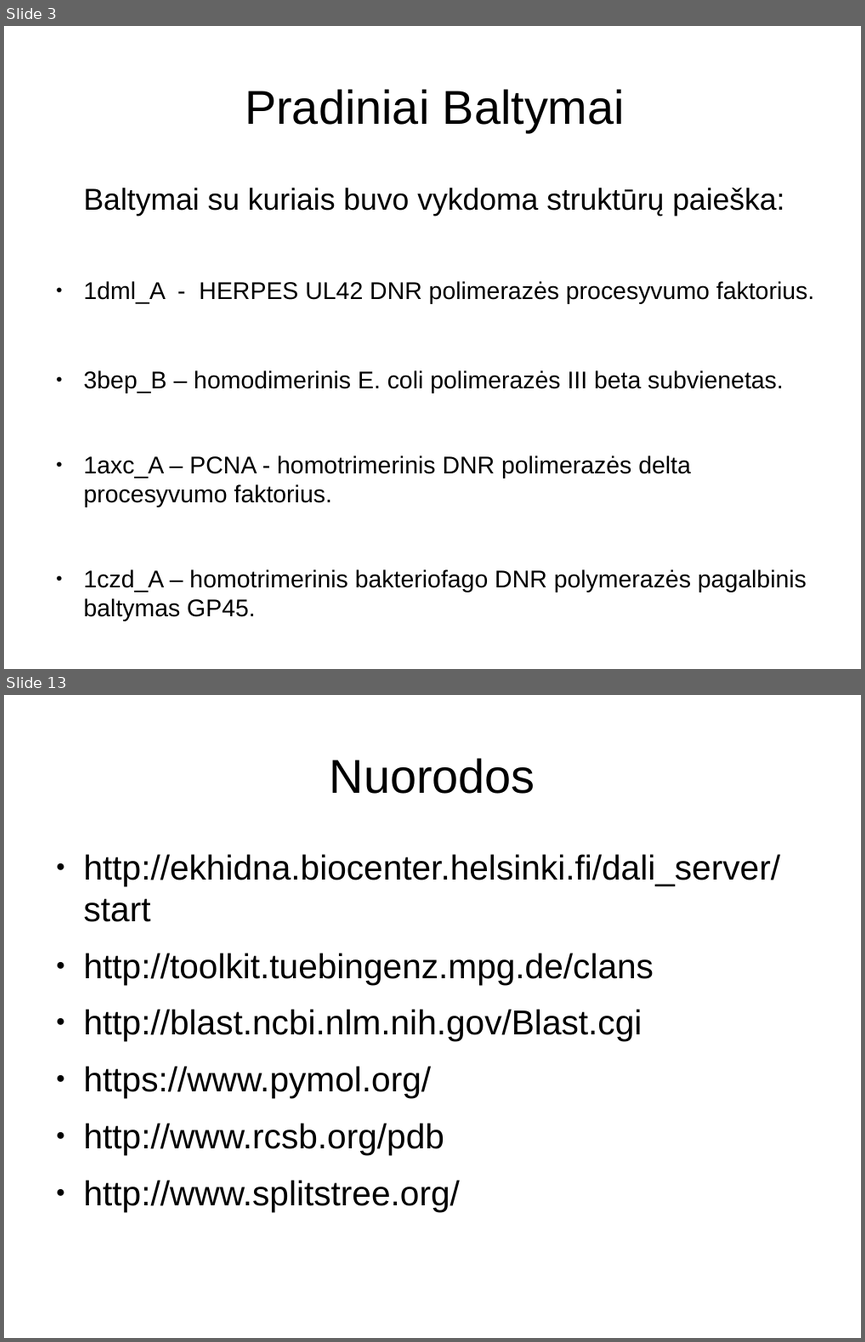
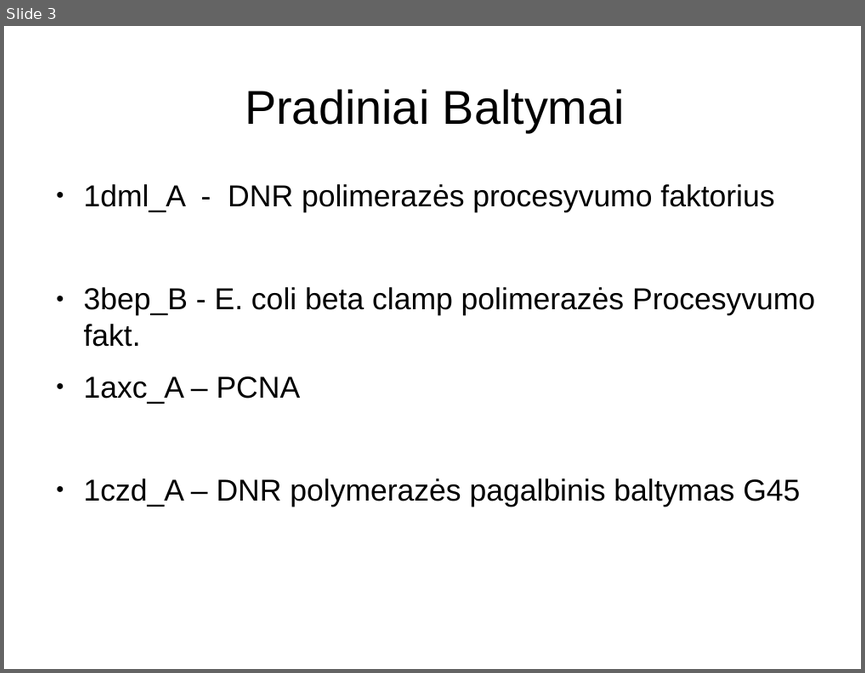
Before and after one commit to Luksys5/LT_programos, a slide deck: Kursinis.odp. Shown one above the other, each under a label of ours: slides 3 and 13 before the commit, slide 3 after it; the slides between them are not shown. The pictures are 865x1342 and 865x673 pixels, drawn with LibreOffice and Linux fonts; fonts in the diff are those of the drawing. Boxes give left, top, right and bottom in pixels: in the first picture for what was removed or moved away, otherwise in the second. Text is boxed around its words. In the diff, an @@ line names an element or a change of style, - is before the commit and + after.

```diff
--- a/Kursinis.odp
+++ b/Kursinis.odp
@@ slide 13 removed at box(4, 695, 861, 1338), background #FFFFFF @@
@@ title removed at box(330, 758, 535, 794) @@
-Nuorodos
@@ text removed at box(84, 854, 780, 1211) @@
-● http://ekhidna.biocenter.helsinki.fi/dali_server/start
-● http://toolkit.tuebingenz.mpg.de/clans
-● http://blast.ncbi.nlm.nih.gov/Blast.cgi
-● https://www.pymol.org/
-● http://www.rcsb.org/pdb
-● http://www.splitstree.org/
@@ slide 3 changed as well @@
@@ text at box(84, 184, 815, 506): text changed; size 22.4 to 28 pt @@
-Baltymai su kuriais buvo vykdoma struktūrų paieška:
-● 1dml_A - HERPES UL42 DNR polimerazės procesyvumo faktorius.
-● 3bep_B – homodimerinis E. coli polimerazės III beta subvienetas.
-● 1axc_A – PCNA - homotrimerinis DNR polimerazės delta procesyvumo faktorius.
-● 1czd_A – homotrimerinis bakteriofago DNR polymerazės pagalbinis baltymas GP45.
+● 1dml_A - DNR polimerazės procesyvumo faktorius
+● 3bep_B - E. coli beta clamp polimerazės Procesyvumo fakt.
+● 1axc_A – PCNA
+● 1czd_A – DNR polymerazės pagalbinis baltymas G45
```
Also in this commit, not shown: 1 other slide changed, 8 slides added, 11 other slides removed, 1 other file.
